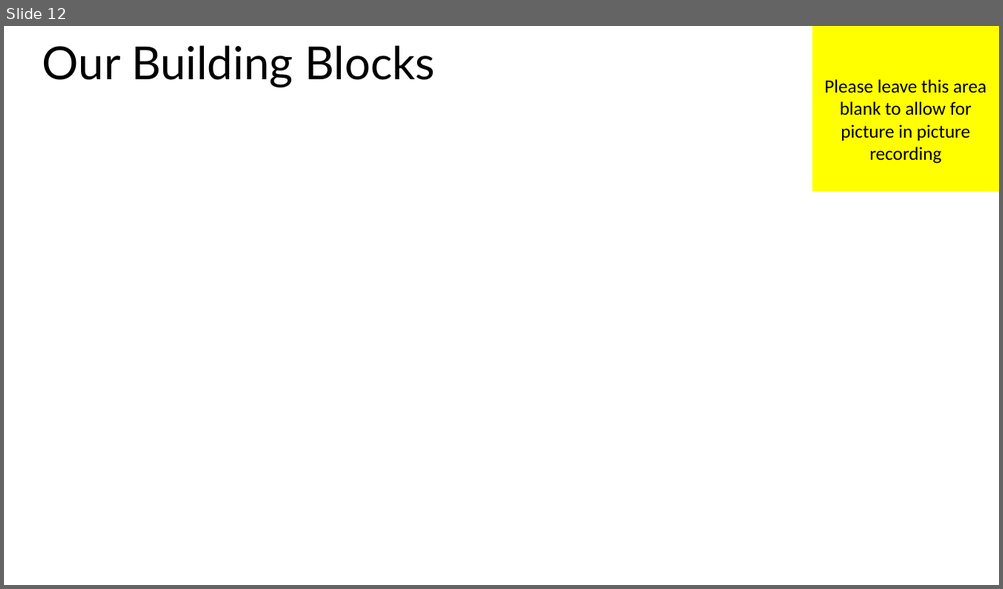
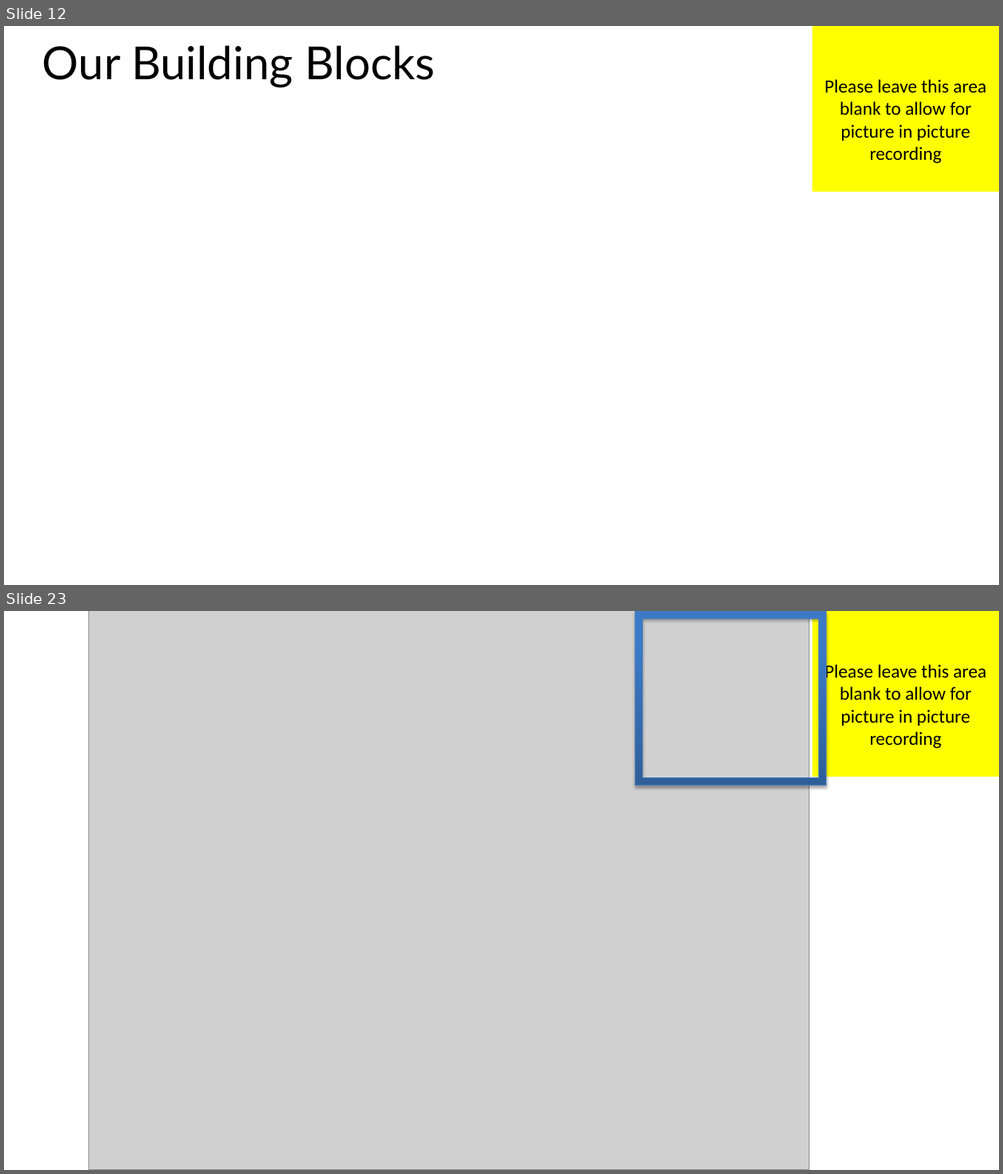
Before and after one commit to MisterJames/AzureImageProcessing, a slide deck: presentations/02 - Application Architecture.pptx. Shown one above the other, each under a label of ours: slide 12 before the commit, slides 12 and 23 after it; the slides between them are not shown. The pictures are 1003x589 and 1003x1174 pixels, drawn with LibreOffice and Linux fonts; fonts in the diff are those of the drawing; grey boxes stand for pictures. Boxes give left, top, right and bottom in pixels: in the first picture for what was removed or moved away, otherwise in the second. Text is boxed around its words. In the diff, an @@ line names an element or a change of style, - is before the commit and + after.

Commit message:
Adding image to architecture slides

```diff
--- a/presentations/02 - Application Architecture.pptx
+++ b/presentations/02 - Application Architecture.pptx
@@ slide 23 added at (4, 611, 999, 1170), background #FFFFFF @@
@@ picture added at (88, 611, 809, 1170) @@
@@ frame added at (635, 611, 826, 786), fill gradient #2F5F99 to #3D7CC7 to #3A7CCB, outline #4B7EBC 0.75 pt @@
@@ rectangle added at (812, 611, 999, 777), fill #FFFF00, 18 pt, text #000000 @@
+Please leave this area blank to allow for picture in picture recording
```
Also in this commit, not shown: 2 slides changed, 9 other slides added.
